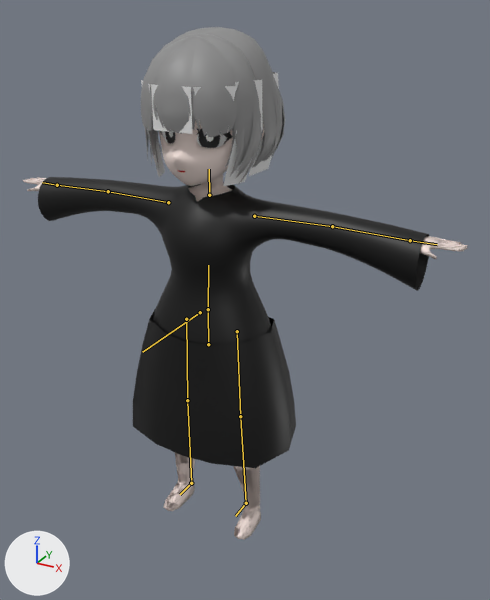
Renders of the FBX model 이현수/제작 에셋/uasset/Charactor.fbx from each side of a commit.
Camera for both pictures: a camera (50 mm lens) standing at (0.82, -1.301, 1.332) and looking at (0.068, 0.066, 0.648). Lighting does not change. The marker at lower left points along +X, +Y and +Z. The picture after the commit comes second. The bones that change are drawn over the model as lines.

Objects in the first picture: 'Body', 'Cloth', 'Eye', 'HairBack', 'HairBang', 'HairFront', 'HairFront.001', 'Head', 'WeightTransferBody', 'WeightTransferHairSide', 'WeightTransferHem' and 3 more.
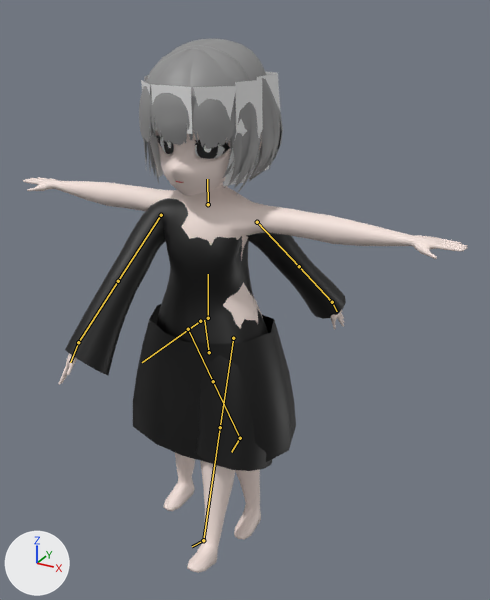
The newer file adds an action. The first version stands in its rest pose; the second is drawn at frame 1 of the action 'Armature|03Walk'.

Scene script edits in JSON lines:
```json
{"block": "bone_center", "where": "bone_center = bpy.data.objects['Armature'].pose.bones['Center']  # child of 'Root'"}
{"op": "set", "path": "bone_center.location", "old": "(0.0, 0.0, 0.0)", "new": "(0.0, 0.0, 2.4)"}
{"block": "bone_hip", "where": "bone_hip = bpy.data.objects['Armature'].pose.bones['Hip']  # child of 'Center'"}
{"op": "set", "path": "bone_hip.rotation_quaternion", "old": "(1.0, 0.0, 0.0, 0.0)", "new": "(0.996, 0.004, -0.061, 0.061)", "note": "degrees (0, 0, 0) -> degrees (0, -7, 7)"}
{"block": "bone_upperleg_r", "where": "bone_upperleg_r = bpy.data.objects['Armature'].pose.bones['UpperLeg.R']  # child of 'Hip'"}
{"op": "set", "path": "bone_upperleg_r.rotation_quaternion", "old": "(1.0, 0.0, 0.0, 0.0)", "new": "(0.957, -0.281, -0.073, -0.031)", "note": "degrees (0, 0, 0) -> degrees (-33, -9, -1)"}
{"block": "bone_lowerleg_r", "where": "bone_lowerleg_r = bpy.data.objects['Armature'].pose.bones['LowerLeg.R']  # child of 'UpperLeg.R'"}
{"op": "set", "path": "bone_lowerleg_r.rotation_quaternion", "old": "(1.0, 0.0, 0.0, 0.0)", "new": "(0.993, 0.003, 0.0, 0.122)", "note": "degrees (0, 0, 0) -> degrees (0, 0, 14)"}
{"block": "bone_foot_r", "where": "bone_foot_r = bpy.data.objects['Armature'].pose.bones['Foot.R']  # child of 'LowerLeg.R'"}
{"op": "set", "path": "bone_foot_r.rotation_quaternion", "old": "(1.0, 0.0, 0.0, 0.0)", "new": "(0.999, -0.013, -0.033, 0.024)", "note": "degrees (0, 0, 0) -> degrees (-2, -4, 3)"}
{"block": "bone_upperleg_l", "where": "bone_upperleg_l = bpy.data.objects['Armature'].pose.bones['UpperLeg.L']  # child of 'Hip'"}
{"op": "set", "path": "bone_upperleg_l.rotation_quaternion", "old": "(1.0, 0.0, 0.0, 0.0)", "new": "(0.993, 0.098, -0.031, -0.062)", "note": "degrees (0, 0, 0) -> degrees (11, -3, -7)"}
{"block": "bone_lowerleg_l", "where": "bone_lowerleg_l = bpy.data.objects['Armature'].pose.bones['LowerLeg.L']  # child of 'UpperLeg.L'"}
{"op": "set", "path": "bone_lowerleg_l.rotation_quaternion", "old": "(1.0, 0.0, 0.0, 0.0)", "new": "(0.993, 0.003, 0.0, -0.122)", "note": "degrees (0, 0, 0) -> degrees (0, 0, -14)"}
{"block": "bone_foot_l", "where": "bone_foot_l = bpy.data.objects['Armature'].pose.bones['Foot.L']  # child of 'LowerLeg.L'"}
{"op": "set", "path": "bone_foot_l.rotation_quaternion", "old": "(1.0, 0.0, 0.0, 0.0)", "new": "(0.999, 0.006, 0.023, -0.044)", "note": "degrees (0, 0, 0) -> degrees (1, 3, -5)"}
{"block": "bone_spine", "where": "bone_spine = bpy.data.objects['Armature'].pose.bones['Spine']  # child of 'Center'"}
{"op": "set", "path": "bone_spine.rotation_quaternion", "old": "(1.0, 0.0, 0.0, 0.0)", "new": "(0.991, 0.0, 0.13, 0.01)", "note": "degrees (0, 0, 0) -> degrees (0, 15, 1)"}
{"block": "bone_neck", "where": "bone_neck = bpy.data.objects['Armature'].pose.bones['Neck']  # child of 'Chest'"}
{"op": "set", "path": "bone_neck.rotation_quaternion", "old": "(1.0, 0.0, 0.0, 0.0)", "new": "(0.991, 0.0, -0.131, 0.0)", "note": "degrees (0, 0, 0) -> degrees (0, -15, 0)"}
{"block": "bone_upperarm_r", "where": "bone_upperarm_r = bpy.data.objects['Armature'].pose.bones['UpperArm.R']  # child of 'Shoulder.R'"}
{"op": "set", "path": "bone_upperarm_r.rotation_quaternion", "old": "(1.0, 0.0, 0.0, 0.0)", "new": "(0.831, 0.349, -0.031, 0.433)", "note": "degrees (0, 0, 0) -> degrees (36, -21, 48)"}
{"block": "bone_lowerarm_r", "where": "bone_lowerarm_r = bpy.data.objects['Armature'].pose.bones['LowerArm.R']  # child of 'UpperArm.R'"}
{"op": "set", "path": "bone_lowerarm_r.rotation_quaternion", "old": "(1.0, 0.0, 0.0, 0.0)", "new": "(1.0, -0.016, 0.0, -0.011)", "note": "degrees (0, 0, 0) -> degrees (-2, 0, -1)"}
{"block": "bone_hand_r", "where": "bone_hand_r = bpy.data.objects['Armature'].pose.bones['Hand.R']  # child of 'LowerArm.R'"}
{"op": "set", "path": "bone_hand_r.rotation_quaternion", "old": "(1.0, 0.0, 0.0, 0.0)", "new": "(0.969, -0.14, 0.179, 0.1)", "note": "degrees (0, 0, 0) -> degrees (-15, 22, 9)"}
{"block": "bone_upperarm_l", "where": "bone_upperarm_l = bpy.data.objects['Armature'].pose.bones['UpperArm.L']  # child of 'Shoulder.L'"}
{"op": "set", "path": "bone_upperarm_l.rotation_quaternion", "old": "(1.0, 0.0, 0.0, 0.0)", "new": "(0.714, -0.012, 0.473, -0.516)", "note": "degrees (0, 0, 0) -> degrees (-42, 42, -88)"}
{"block": "bone_lowerarm_l", "where": "bone_lowerarm_l = bpy.data.objects['Armature'].pose.bones['LowerArm.L']  # child of 'UpperArm.L'"}
{"op": "set", "path": "bone_lowerarm_l.rotation_quaternion", "old": "(1.0, 0.0, 0.0, 0.0)", "new": "(1.0, -0.016, 0.0, 0.01)", "note": "degrees (0, 0, 0) -> degrees (-2, 0, 1)"}
{"block": "bone_hand_l", "where": "bone_hand_l = bpy.data.objects['Armature'].pose.bones['Hand.L']  # child of 'LowerArm.L'"}
{"op": "set", "path": "bone_hand_l.rotation_quaternion", "old": "(1.0, 0.0, 0.0, 0.0)", "new": "(0.93, 0.004, -0.341, -0.142)", "note": "degrees (0, 0, 0) -> degrees (8, -39, -20)"}
```

What differs and where, as boxes [x1, y1, x2, y2] in the pictures (490 x 600 px):
```json
{"object": "Cloth", "change": "posed", "before": [38, 177, 429, 345], "after": [65, 198, 346, 471]}
{"object": "HairFront", "change": "posed", "before": [141, 36, 237, 137], "after": [139, 48, 235, 149]}
{"object": "Body", "change": "posed", "before": [23, 176, 467, 540], "after": [58, 186, 344, 573], "on screen": "36% narrower, 6% taller"}
{"object": "HairFront.001", "change": "posed", "before": [145, 33, 263, 185], "after": [143, 45, 261, 195]}
{"object": "HairBack", "change": "posed", "before": [158, 27, 285, 169], "after": [173, 39, 283, 181]}
{"object": "Head", "change": "posed", "before": [159, 119, 264, 186], "after": [155, 130, 262, 196]}
{"object": "HairBang", "change": "posed", "before": [153, 37, 195, 134], "after": [150, 49, 193, 145]}
{"object": "WeightTransferBody", "change": "unchanged, uncovered by the edit", "before": [24, 174, 467, 540], "after": [23, 177, 467, 540]}
{"bone": "Center", "before": "(200, 312) to (142, 352)", "after": "(200, 321) to (142, 362)"}
{"bone": "Hip", "before": "(208, 344) to (208, 312)", "after": "(209, 352) to (204, 320)"}
{"bone": "UpperLeg.R", "before": "(186, 319) to (187, 400)", "after": "(188, 329) to (213, 381)"}
{"bone": "LowerLeg.R", "before": "(187, 400) to (191, 483)", "after": "(213, 381) to (240, 438)"}
{"bone": "Foot.R", "before": "(191, 483) to (180, 494)", "after": "(240, 438) to (231, 452)"}
{"bone": "UpperLeg.L", "before": "(237, 331) to (240, 416)", "after": "(233, 338) to (220, 427)"}
{"bone": "LowerLeg.L", "before": "(240, 416) to (246, 503)", "after": "(220, 427) to (203, 540)"}
{"bone": "Foot.L", "before": "(246, 503) to (235, 516)", "after": "(203, 540) to (192, 546)"}
{"bone": "Spine", "before": "(208, 309) to (208, 265)", "after": "(208, 318) to (208, 274)"}
{"bone": "Neck", "before": "(209, 195) to (209, 169)", "after": "(208, 204) to (207, 179)"}
{"bone": "UpperArm.R", "before": "(168, 202) to (108, 191)", "after": "(161, 215) to (118, 281)"}
{"bone": "LowerArm.R", "before": "(108, 191) to (57, 185)", "after": "(118, 281) to (78, 342)"}
{"bone": "Hand.R", "before": "(57, 185) to (42, 182)", "after": "(78, 342) to (70, 362)"}
{"bone": "UpperArm.L", "before": "(254, 216) to (332, 226)", "after": "(257, 222) to (299, 266)"}
{"bone": "LowerArm.L", "before": "(332, 226) to (410, 240)", "after": "(299, 266) to (332, 302)"}
{"bone": "Hand.L", "before": "(410, 240) to (437, 244)", "after": "(332, 302) to (337, 311)"}
```
